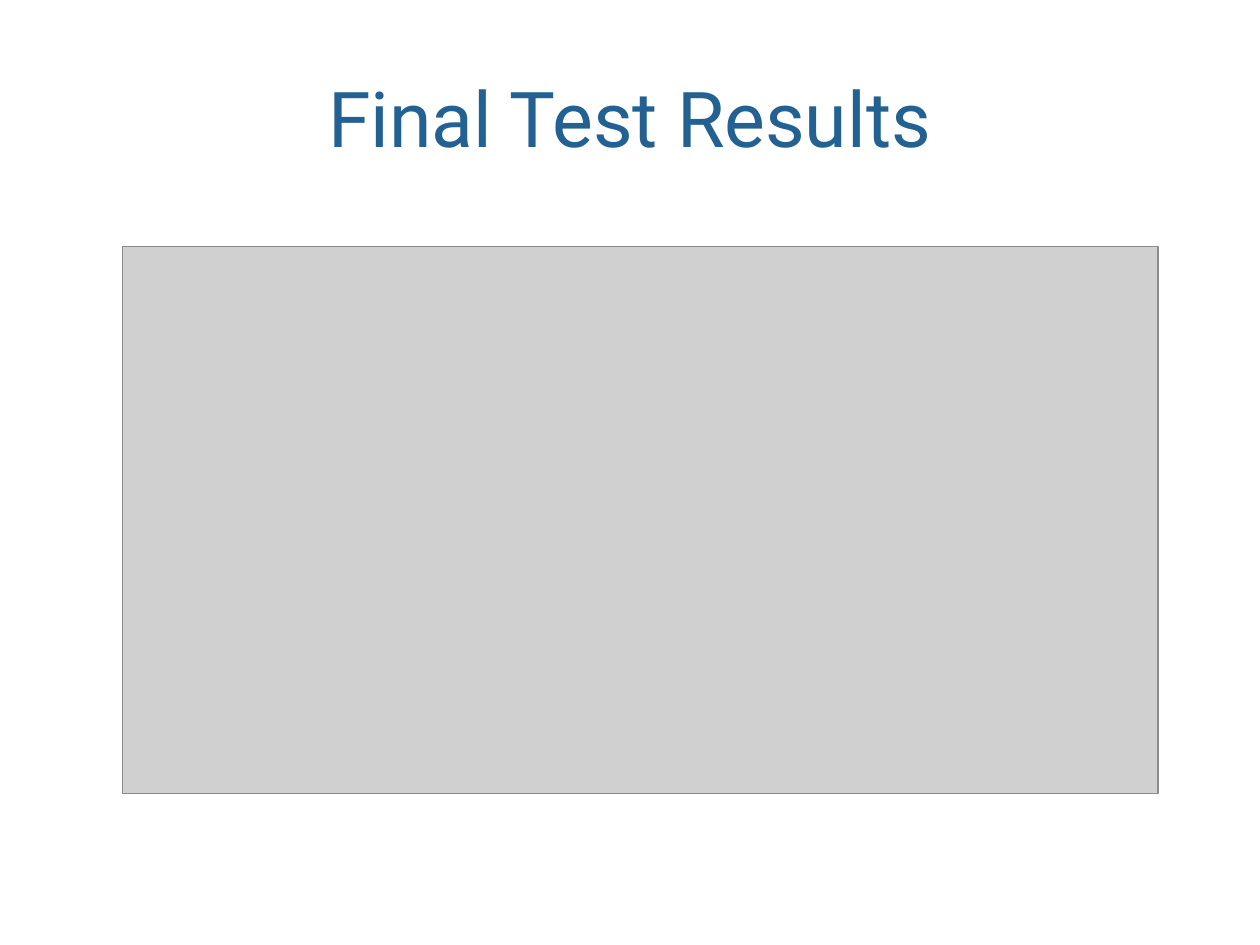
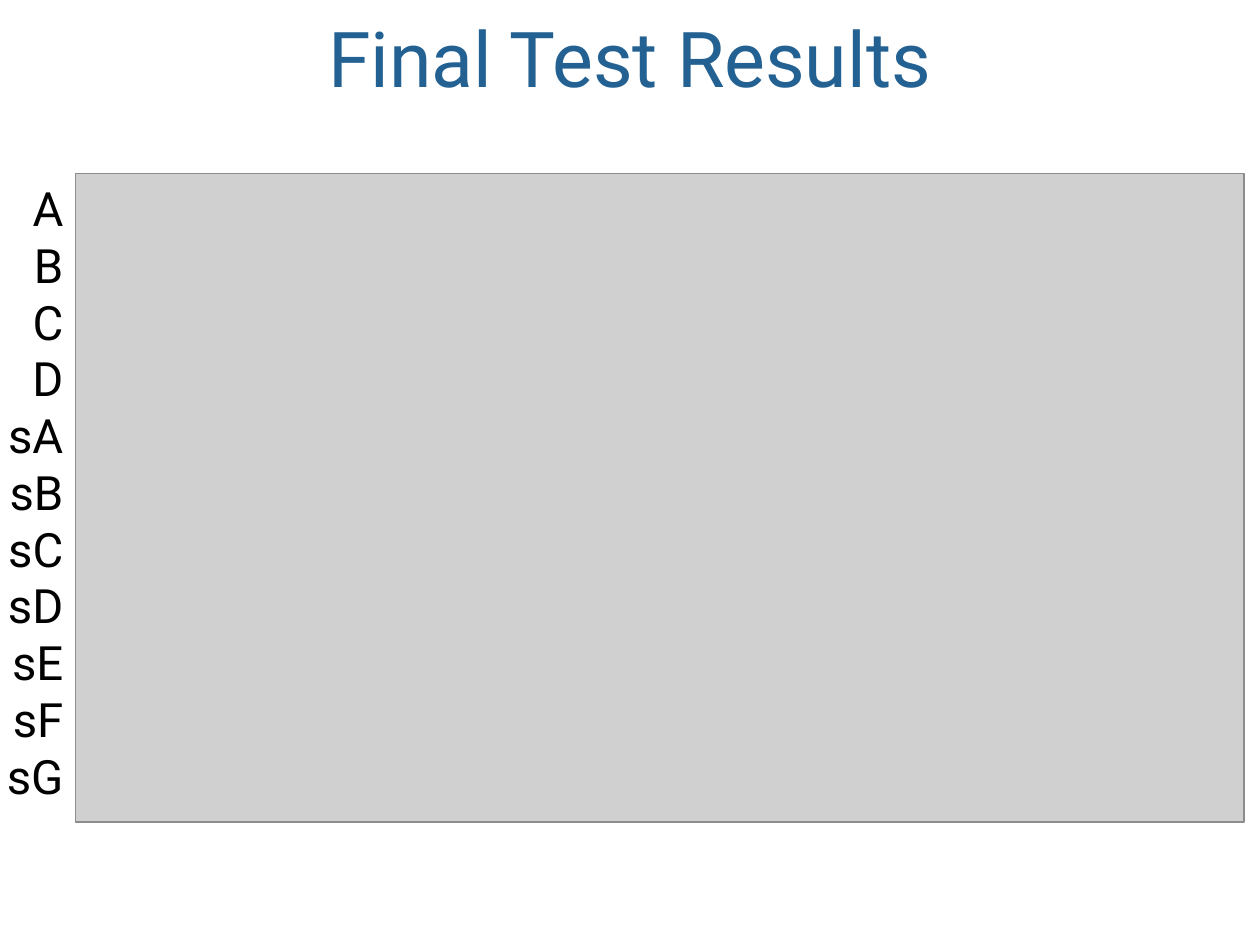
Before and after one commit to raikaDial/EE648, a slide deck: slide 13 of VLSI presentation Gossel Dial Krehlik.pptx. Drawn at 1260x945 pixels with LibreOffice and Linux fonts; fonts in the diff are those of the drawing; grey boxes stand for pictures; background and template pictures are left out. Boxes give left, top, right and bottom in pixels: in the first picture for what was removed or moved away, otherwise in the second. Text is boxed around its words. In the diff, an @@ line names an element or a change of style, - is before the commit and + after.

Commit message:
Stuff.

```diff
--- a/VLSI presentation Gossel Dial Krehlik.pptx
+++ b/VLSI presentation Gossel Dial Krehlik.pptx
@@ title "Final Test Results": place and size @@
-title "Final Test Results" at box(328, 89, 931, 148)
+title "Final Test Results" at box(328, 29, 931, 88)
@@ picture: place and size @@
-picture at box(122, 247, 1158, 794)
+picture at box(76, 174, 1244, 823)
@@ text added at box(7, 192, 64, 795), 27 pt, text #000000 @@
+A
+B
+C
+D
+sA
+sB
+sC
+sD
+sE
+sF
+sG
```
Also in this commit, not shown: 1 other slide changed.
